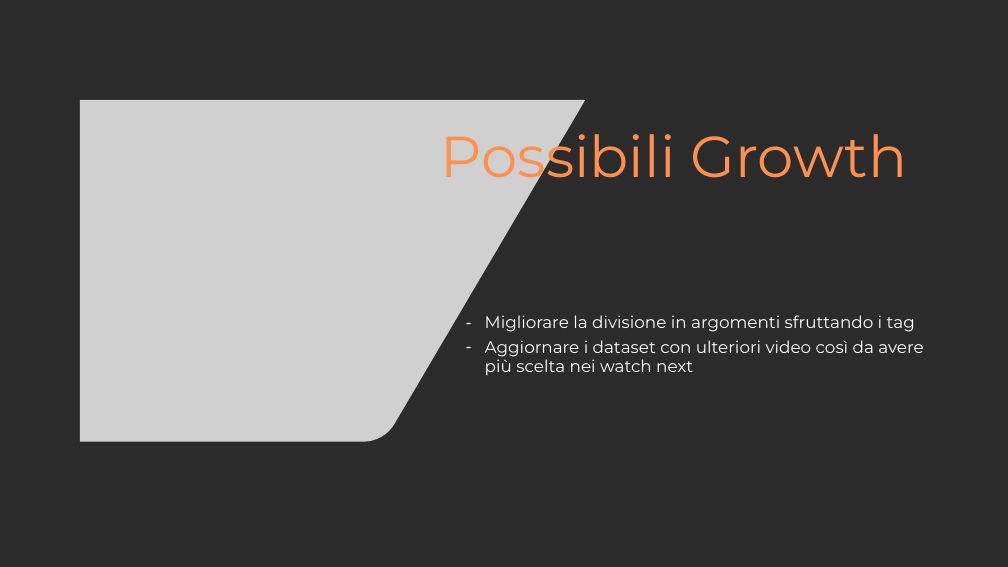
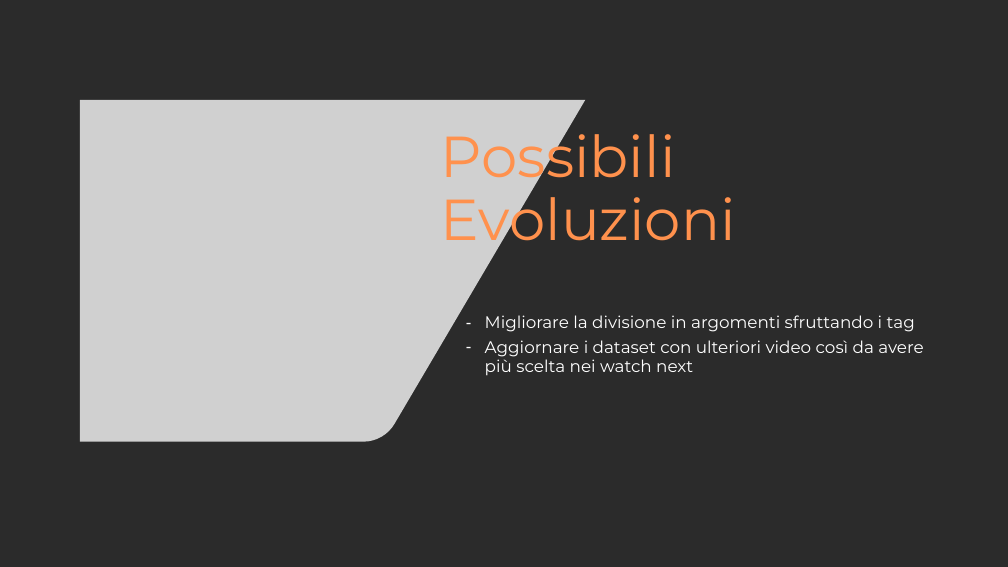
Before and after one commit to federicodeduro/Cloud-e-Mobile-2023, a slide deck: slide 6 of Slides/Homework #2.pptx (slide 5 before the commit). Drawn at 1008x567 pixels with LibreOffice and Linux fonts; fonts in the diff are those of the drawing; grey boxes stand for pictures; background and template pictures are left out; a plain dark background stands for a picture behind light text. Boxes give left, top, right and bottom in pixels: in the first picture for what was removed or moved away, otherwise in the second. Text is boxed around its words. In the diff, an @@ line names an element or a change of style, - is before the commit and + after.

```diff
--- a/Slides/Homework #2.pptx
+++ b/Slides/Homework #2.pptx
@@ text at (x1=441, y1=121, x2=736, y2=255): text changed @@
-Possibili Growth
+Possibili Evoluzioni
```
Also in this commit, not shown: 2 other slides changed, 1 slide added.
